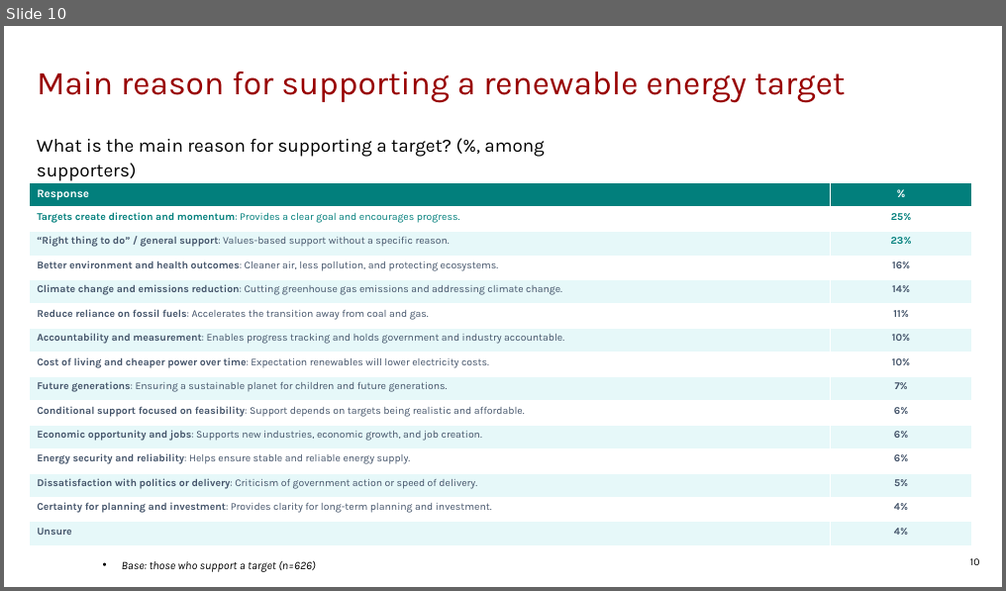
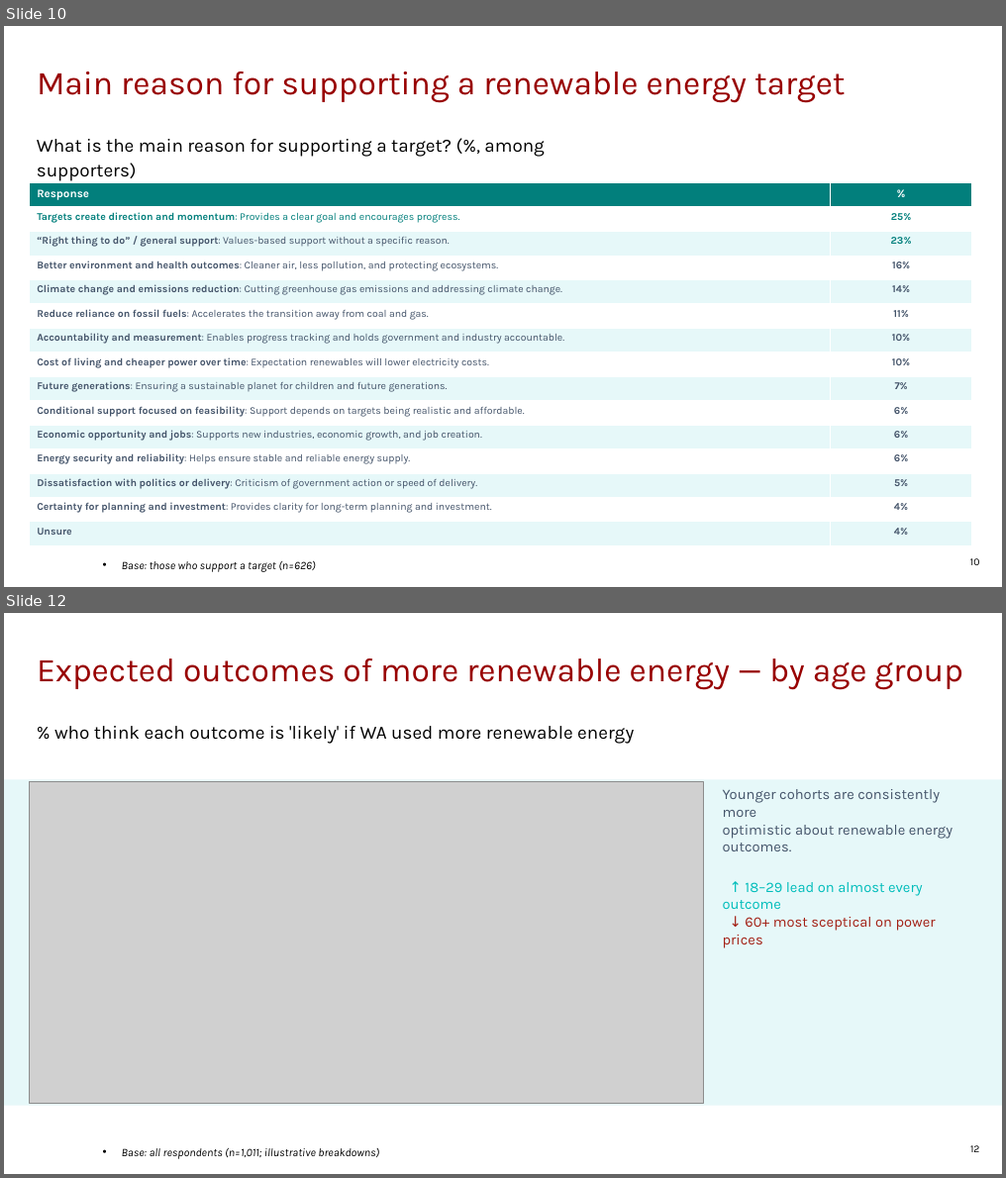
Before and after one commit to ThomasB4242/Test-1, a slide deck: sample_data/wa_energy_output.pptx. Shown one above the other, each under a label of ours: slide 10 before the commit, slides 10 and 12 after it; the slides between them are not shown. The pictures are 1006x591 and 1006x1178 pixels, drawn with LibreOffice and Linux fonts; fonts in the diff are those of the drawing; grey boxes stand for pictures; background and template pictures are left out. Boxes give left, top, right and bottom in pixels: in the first picture for what was removed or moved away, otherwise in the second. Text is boxed around its words. In the diff, an @@ line names an element or a change of style, - is before the commit and + after.

```diff
--- a/sample_data/wa_energy_output.pptx
+++ b/sample_data/wa_energy_output.pptx
@@ slide 12 added at (x1=4, y1=613, x2=1002, y2=1174), background #FFFFFF; not listed: 1 template element that a slide beside it also shows @@
@@ title added at (x1=37, y1=659, x2=962, y2=690), 32 pt, text #980000 @@
+Expected outcomes of more renewable energy — by age group
@@ text added at (x1=54, y1=726, x2=634, y2=744), 18 pt, text #000000 @@
+% who think each outcome is 'likely' if WA used more renewable energy
@@ rounded rectangle added at (x1=4, y1=780, x2=1002, y2=1106), fill #E6F8F9 @@
@@ picture added at (x1=30, y1=781, x2=703, y2=1103) @@
@@ text added at (x1=723, y1=789, x2=952, y2=949), 14 pt, text #44546A @@
+Younger cohorts are consistently more
+optimistic about renewable energy outcomes.
+↑ 18–29 lead on almost every outcome
+↓ 60+ most sceptical on power prices
@@ text added at (x1=122, y1=1149, x2=379, y2=1159), 11 pt, text #000000, italic @@
+• Base: all respondents (n=1,011; illustrative breakdowns)
```
Also in this commit, not shown: 1 other slide added, 7 other files.
